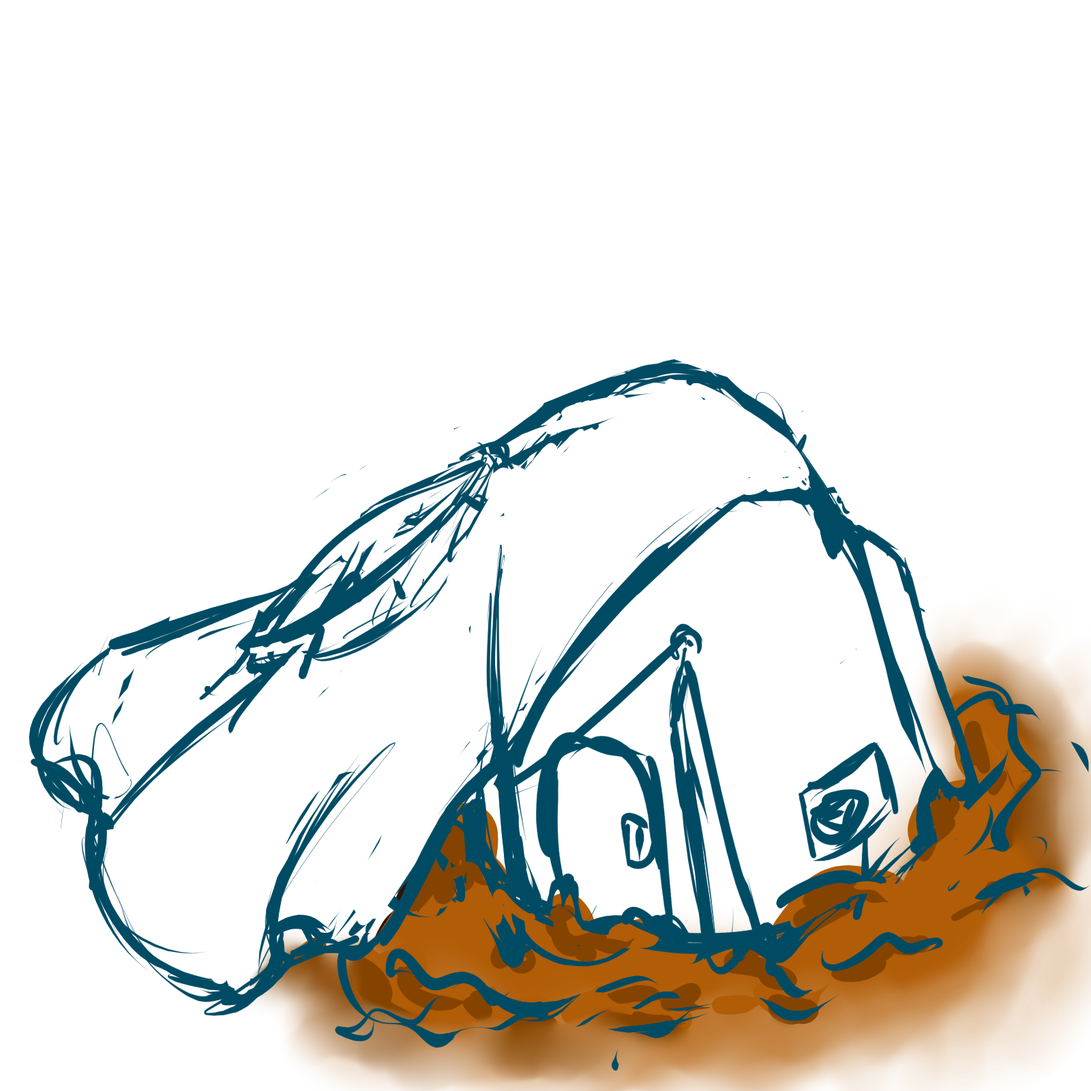
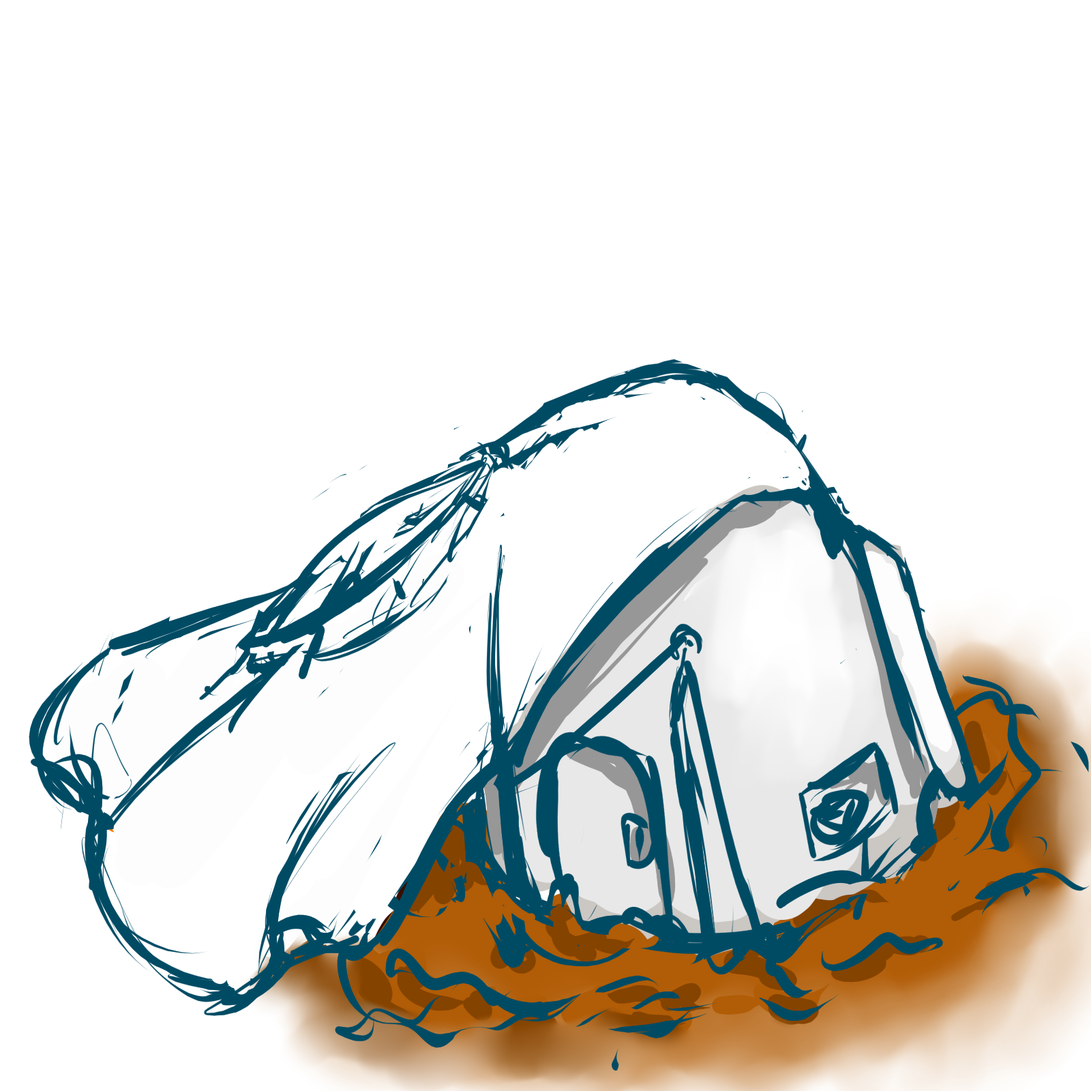
Before/after of a 1091 x 1091 layered artwork. What changed in the layer stack:
added layer "Layer 3" above "Layer 1" over <box>60,485,1016,958</box>
painted on "Layer 1" over <box>60,485,1016,958</box>
